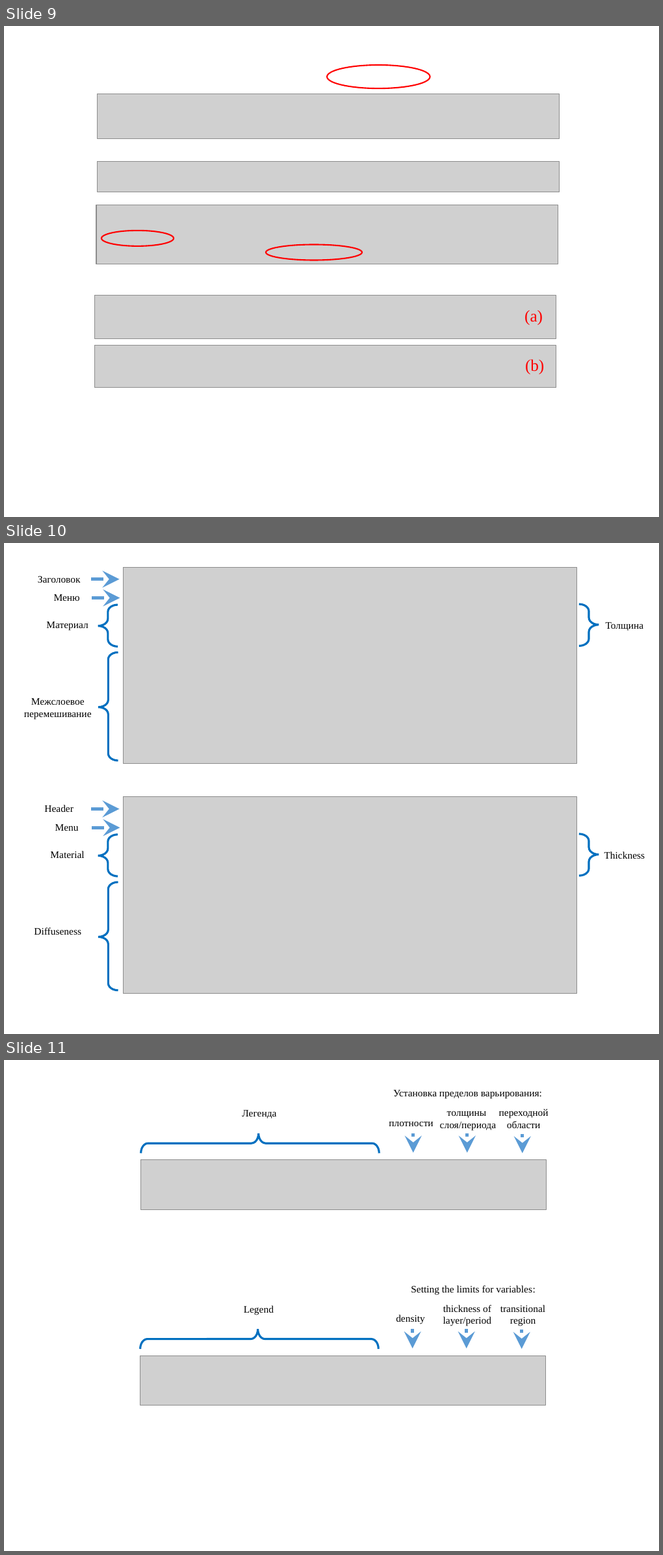
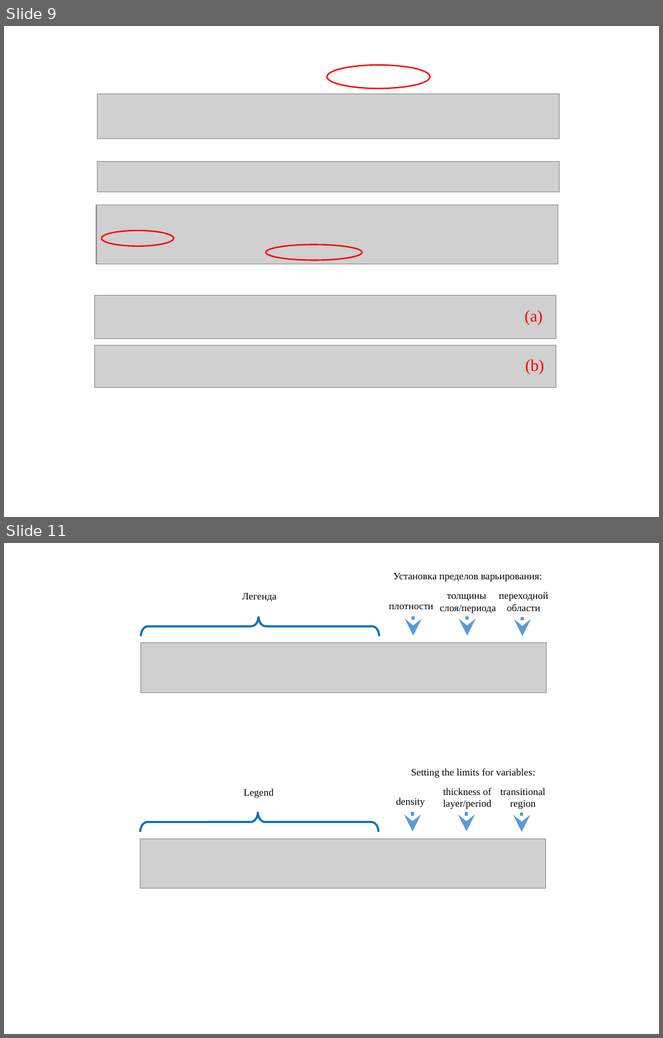
Before and after one commit to svech/Multifitting, a slide deck: manual/Pictures 2.0/Pictures 2.0.pptx. Shown one above the other, each under a label of ours: slides 9, 10 and 11 before the commit, slides 9 and 11 after it; the slides between them are not shown. The pictures are 663x1555 and 663x1038 pixels, drawn with LibreOffice and Linux fonts; fonts in the diff are those of the drawing; grey boxes stand for pictures. Boxes give left, top, right and bottom in pixels: in the first picture for what was removed or moved away, otherwise in the second. Text is boxed around its words. In the diff, an @@ line names an element or a change of style, - is before the commit and + after.

```diff
--- a/manual/Pictures 2.0/Pictures 2.0.pptx
+++ b/manual/Pictures 2.0/Pictures 2.0.pptx
@@ slide 10 removed at bbox=[4, 543, 659, 1034], background #FFFFFF @@
@@ group removed at bbox=[24, 567, 644, 764]: 5 texts, 3 left braces, 2 arrows, 1 picture @@
-Заголовок
-Межслоевое перемешивание
-Материал
-Меню
-Толщина
@@ group removed at bbox=[34, 797, 646, 994]: 5 texts, 3 left braces, 2 arrows, 1 picture @@
-Header
-Diffuseness
-Material
-Menu
-Thickness
```
Also in this commit, not shown: 1 slide added, 1 other file.
